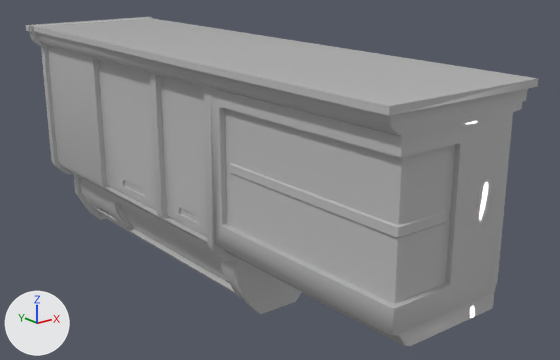
Before and after pictures for a commit that changed the FBX model Assets/Meshes/kitchen/kitchenhood.fbx.
The view is the same before and after, from a camera (50 mm lens) standing at (-0.25, -7.73, 5.86) and looking at (4.19, -2.18, 3.64). Lighting does not change. The marker at lower left points along +X, +Y and +Z. Where no turn or scale is listed for an object, it has been applied to the vertices. Vertices at the same position are counted once.
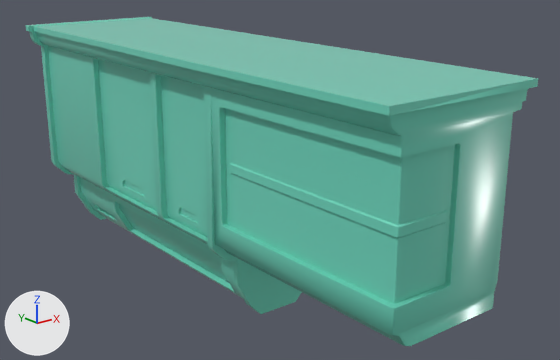
Where the change shows, as pixel boxes [x1, y1, x2, y2] in the pictures (560 x 360 px):
part 1 of me_mesh, recoloured (grey to cyan)
    both: [26, 17, 538, 346]
part 2 of me_mesh, recoloured (grey to cyan)
    both: [78, 26, 326, 298]

What the commit changed:
Material '01 - Default' (mat_01___default) is new.
Its base color is (0.158, 0.655, 0.5) (cyan #6fd4bc).
Its roughness is 0.256.
me_mesh has 494 vertices, 984 faces and spans x -0.79..0.78, y -2.84..2.7, z -1.71..0.73.
me_mesh is used by ob_object007; location (3.819, -1.78, 4.19).
me_mesh no longer uses material mat_material__68 (grey #bcbcbc).
me_mesh part 1: all 676 faces that had it switch from mat_material__67 (grey #bcbcbc) to mat_01___default (cyan #6fd3bc).
me_mesh part 2: all 306 faces that had it switch from mat_material__70 (grey #bcbcbc) to mat_01___default (cyan #6fd3bc).
